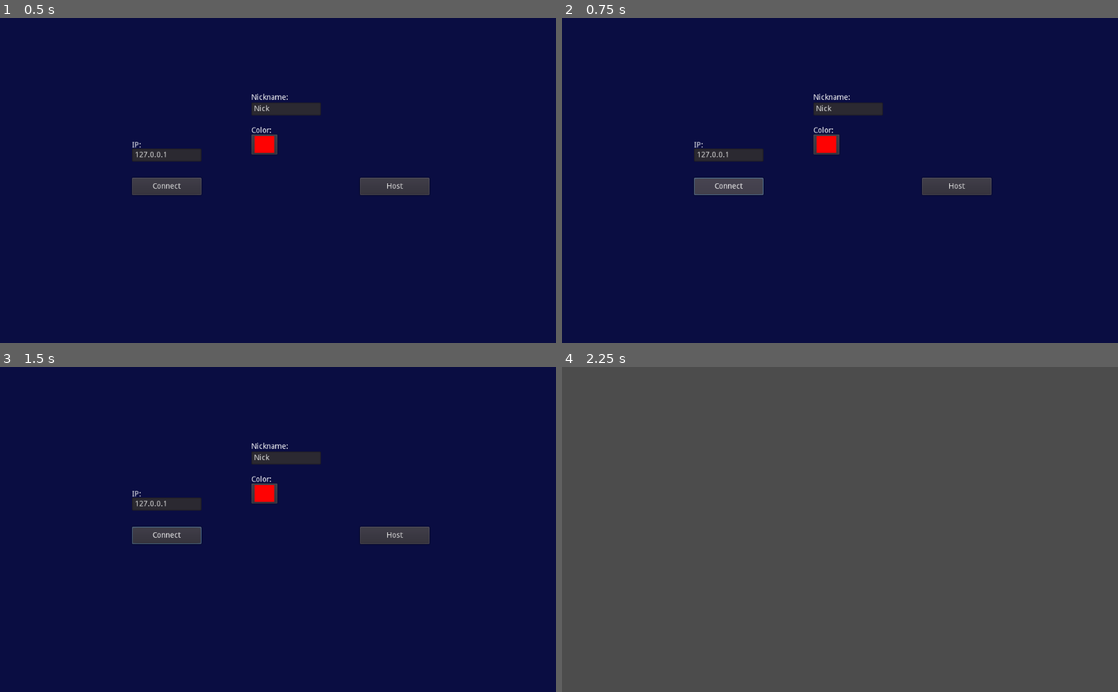
Above: before the commit, frames 1-4 (two rows, left to right).
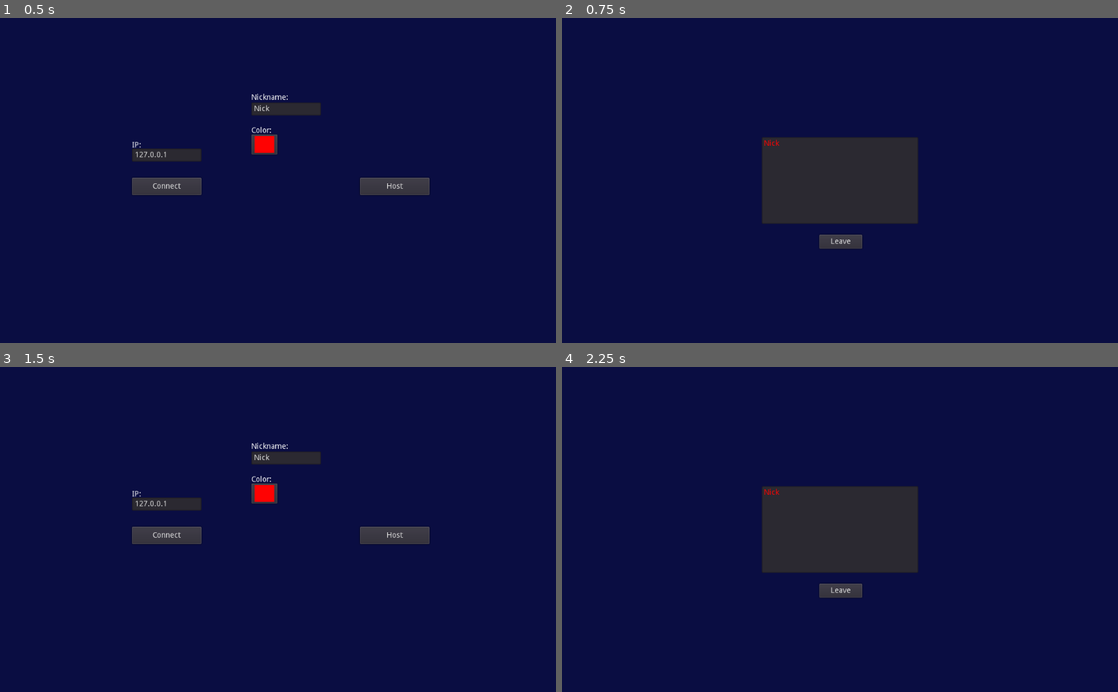
Above: after the commit, the same moments.

Repository: Mastermori/OSUNO
Game: Godot game, scene res://levels/Connector.tscn
The game is run twice, just before and just after one commit, with the same random seed, the same clock (stepped at 60 frames per second) and the same inputs. Before the commit the project has no main scene; this scene is started directly in both runs.
Inputs (mouse positions are in pixels of both pictures, inside the frame that each line leads up to):
- Up to frame 1 (0.5 s): no input
- Up to frame 2 (0.75 s): click "Connect" at 0.5 s
- Up to frame 3 (1.5 s): click (278, 591) at 1.25 s, where only the run after the commit has a clickable "Leave"
- Up to frame 4 (2.25 s): click "Host" at 2 s

Frame 1 is identical in both runs. In frame 2, 10% of the frame differs, in the area x 23-78%, y 23-71%; in frame 3, less than 0.1%; in frame 4, 100%, in the area x 0-100%, y 0-100%.

Commit message:
Added Lobby and made Connector function (only localhost, not online yet)

Diff:
--- a/levels/Connector.tscn
+++ b/levels/Connector.tscn
@@ -78,7 +78,7 @@
 margin_bottom = 265.0
 text = "127.0.0.1"
 
-[node name="Color Label" type="Label" parent="Inputs"]
+[node name="ColorLabel" type="Label" parent="Inputs"]
 margin_left = 463.0
 margin_top = 201.0
 margin_right = 503.0
@@ -88,7 +88,7 @@
 "_edit_use_anchors_": false
 }
 
-[node name="ColorPickerButton" type="ColorPickerButton" parent="Inputs"]
+[node name="ColorPicker" type="ColorPickerButton" parent="Inputs"]
 margin_left = 463.0
 margin_top = 215.0
 margin_right = 511.0
@@ -98,4 +98,5 @@
 __meta__ = {
 "_edit_use_anchors_": false
 }
+[connection signal="pressed" from="ConnectButton" to="." method="_on_ConnectButton_pressed"]
 [connection signal="pressed" from="HostButton" to="." method="_on_HostButton_pressed"]
--- a/levels/Lobby.tscn
+++ b/levels/Lobby.tscn
@@ -1,8 +1,11 @@
-[gd_scene format=2]
+[gd_scene load_steps=2 format=2]
+
+[ext_resource path="res://systems/Networking/Lobby.gd" type="Script" id=1]
 
 [node name="Lobby" type="Control"]
 anchor_right = 1.0
 anchor_bottom = 1.0
+script = ExtResource( 1 )
 __meta__ = {
 "_edit_use_anchors_": false
 }
@@ -28,3 +31,11 @@
 __meta__ = {
 "_edit_use_anchors_": false
 }
+
+[node name="LeaveButton" type="Button" parent="."]
+margin_left = 474.0
+margin_top = 400.0
+margin_right = 553.0
+margin_bottom = 426.0
+text = "Leave"
+[connection signal="pressed" from="LeaveButton" to="." method="_on_LeaveButton_pressed"]
--- a/project.godot
+++ b/project.godot
@@ -14,6 +14,11 @@
 "language": "GDScript",
 "path": "res://systems/Cards/Card.gd"
 }, {
+"base": "Control",
+"class": "Lobby",
+"language": "GDScript",
+"path": "res://systems/Networking/Lobby.gd"
+}, {
 "base": "Node",
 "class": "Player",
 "language": "GDScript",
@@ -21,12 +26,14 @@
 } ]
 _global_script_class_icons={
 "Card": "",
+"Lobby": "",
 "Player": ""
 }
 
 [application]
 
 config/name="OSUNO"
+run/main_scene="res://levels/Connector.tscn"
 config/icon="res://icon.png"
 
 [autoload]
--- a/systems/Networking/Connector.gd
+++ b/systems/Networking/Connector.gd
@@ -2,4 +2,10 @@
 
 
 func _on_HostButton_pressed():
-	$"/root/Global".change_scene(load('res://levels/MainMenu.tscn').instance())
+	Network.host(Player.new($"Inputs/NickInput".text, $"Inputs/ColorPicker".color), 6000, 2)
+	get_tree().change_scene("res://levels/Lobby.tscn")
+
+
+func _on_ConnectButton_pressed():
+	Network.join(Player.new($"Inputs/NickInput".text, $"Inputs/ColorPicker".color), $"Inputs/IPInput".text, 6000)
+	get_tree().change_scene("res://levels/Lobby.tscn")
--- /dev/null
+++ b/systems/Networking/Lobby.gd
@@ -0,0 +1,23 @@
+extends Control
+
+class_name Lobby
+
+onready var playerList = $PlayerList
+
+func _ready():
+	assert(Network.player)
+
+	add_player(Network.player)
+
+func refresh(players : Dictionary):
+	playerList.clear()
+	for p in players:
+		add_player(players[p])
+
+func add_player(player : Player):
+	playerList.add_item(player.nick, null, false)
+	playerList.set_item_custom_fg_color(playerList.items.size()/3-1, player.color)
+
+
+func _on_LeaveButton_pressed():
+	get_tree().change_scene("res://levels/Connector.tscn")
--- a/systems/Networking/Network.gd
+++ b/systems/Networking/Network.gd
@@ -13,15 +13,33 @@
 
 # Player info, associate ID to data
 var players = {}
+var playersDone = {}
 # Info we send to other players
-var player : Player = Player.new("Mastermori", Color.red)
+var player : Player
+
+func host(player : Player, port : int, max_players : int):
+	self.player = player
+	var peer = NetworkedMultiplayerENet.new()
+	peer.create_server(port, max_players)
+	get_tree().set_network_peer(peer)
+	players[get_tree().get_network_unique_id()] = player
+
+func join(player : Player, ip : String, port : int):
+	self.player = player
+	var peer = NetworkedMultiplayerENet.new()
+	peer.create_client(ip, port)
+	get_tree().set_network_peer(peer)
+	players[get_tree().get_network_unique_id()] = player
 
 func _player_connected(id):
 	# Called on both clients and server when a peer connects. Send my info to it.
-	rpc_id(id, "register_player", player)
+	rpc_id(id, "register_player", player.to_dict())
 
 func _player_disconnected(id):
 	players.erase(id) # Erase player from info.
+	var lobby = $"/root/Lobby"
+	if lobby:
+		lobby.refresh(players)
 
 func _connected_to_server():
 	pass # Only called on clients, not server. Will go unused; not useful here.
@@ -32,13 +50,31 @@
 func _connected_fail():
 	pass # Could not even connect to server; abort.
 
-remote func register_player(info):
+remote func register_player(info : Dictionary):
 	# Get the id of the RPC sender.
 	var id = get_tree().get_rpc_sender_id()
+	print(info)
+	var player = Player.new(info.nick, Color(info.color))
 	# Store the info
-	players[id] = info
+	players[id] = player
+	var lobby = $"/root/Lobby"
+	if lobby:
+		lobby.refresh(players)
 	# Call function to update lobby UI here
 
 remote func configure_game():
 	get_tree().set_pause(true)
 	rpc_id(1, "done_config", get_tree().get_network_unique_id())
+
+remote func post_configure_game():
+	get_tree().set_pause(false)
+
+remote func done_configure(who):
+	assert(get_tree().is_network_server())
+	assert(who in players)
+	assert(not who in playersDone)
+
+	playersDone.append(who)
+
+	if playersDone.size() == players.size():
+		rpc("post_configure_game")
--- a/systems/Networking/Player.gd
+++ b/systems/Networking/Player.gd
@@ -8,3 +8,6 @@
 func _init(nick : String, color : Color):
 	self.nick = nick
 	self.color = color
+
+func to_dict():
+	return {nick = nick, color = color.to_html()}
